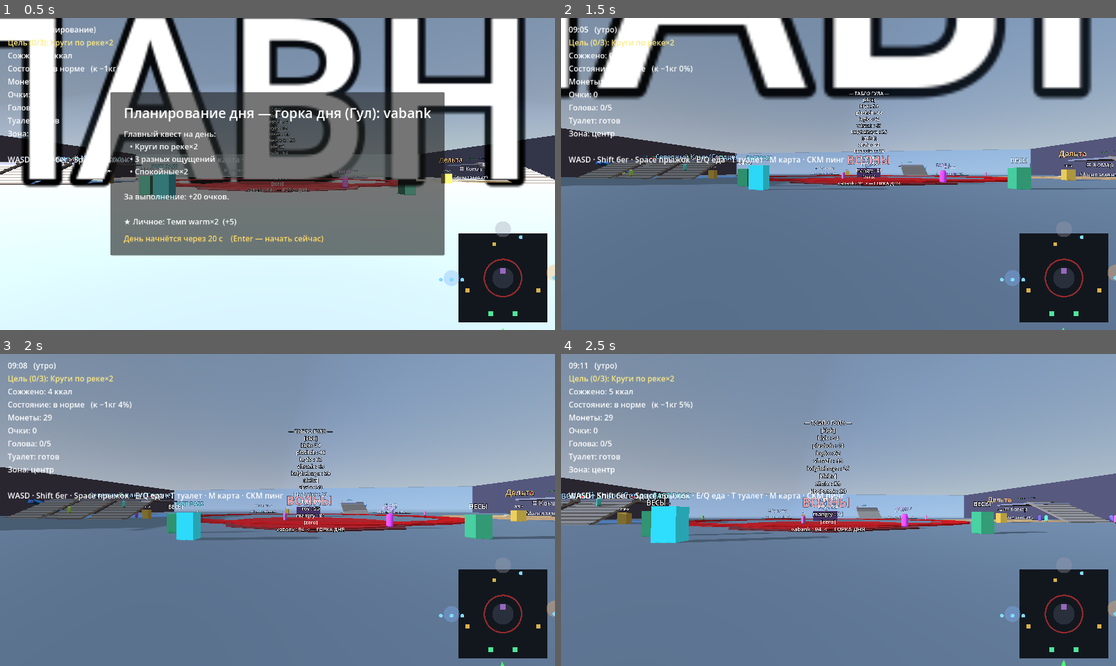
Above: before the commit, frames 1-4 (two rows, left to right).
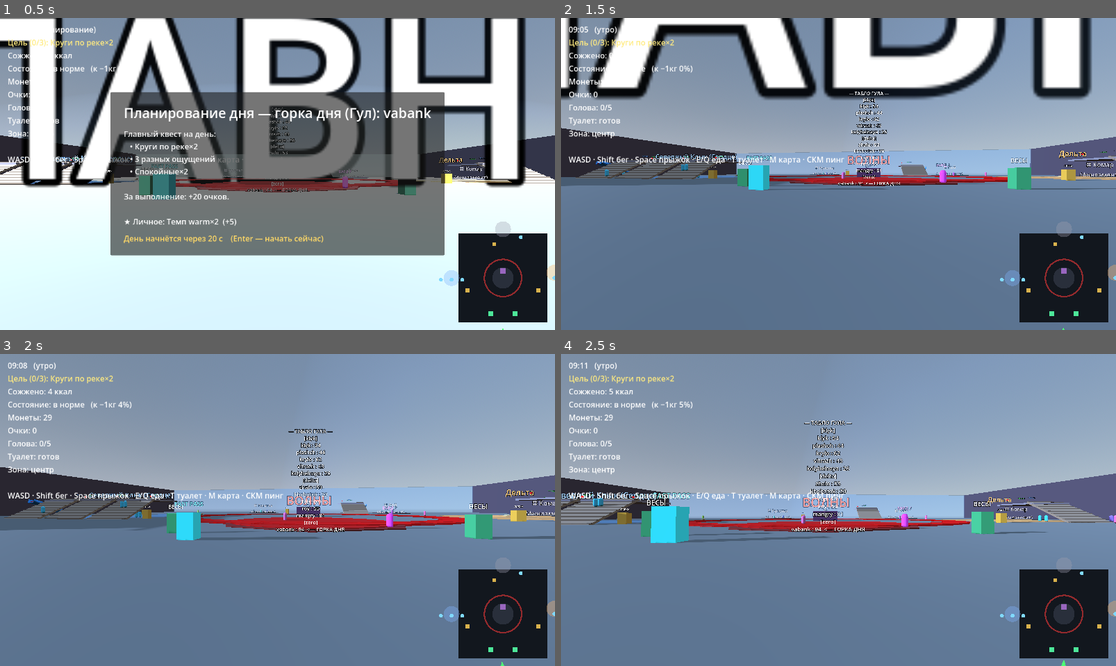
Above: after the commit, the same moments.

Repository: evangelipeep/Red-Wave
Game: Godot game, scene res://world/ParkGreybox.tscn
Two runs of this game, one before a commit and one after it. Both use one fixed random seed, a clock stepped at 60 frames per second and the inputs below. The project has no main scene, so this scene is started directly.
Inputs (mouse positions are in pixels of both pictures, inside the frame that each line leads up to):
- Up to frame 1 (0.5 s): no input
- Up to frame 2 (1.5 s): tap Enter (ui_accept) at 0.5 s; drag from (1066, 276) to (894, 105) at 0.52 s; move the mouse to (810, 174) at 1.27 s; hold W (move_forward) from 1.28 s (still down); tap E (eat_snack) at 1.35 s
- Up to frame 3 (2 s): keep holding W (move_forward); tap Space (jump) at 1.52 s
- Up to frame 4 (2.5 s): keep holding W (move_forward); move the mouse to (849, 503) at 2.02 s; hold Middle mouse button (ping) from 2.03 s (still down)

Frame 1 is identical in both runs. In frame 2, less than 0.1% of the frame differs, in the area x 7-26%, y 46-52%; in frame 3, less than 0.1%, in the area x 7-26%, y 46-53%; in frame 4, less than 0.1%.

Commit message:
feat(npc): умные NPC 3 типов — TOUR/POPULAR/CASUAL роуминг по парку
- TOUR (голубые): катаются подряд по всем горкам
- POPULAR (оранжевые): только по популярным (Гул>=60)
- CASUAL (зелёные): 1-2 спуска → театр или река, и снова
- NPC меняют целевую горку между заездами; занятость слота развязана от поведения
- проверено: NPC катаются на всех горках во всех зонах (роуминг)
- NavMesh для плавной ходьбы записан в план (сейчас прямое движение + анти-стак)

Co-Authored-By: Claude Opus 4.8 <noreply@anthropic.com>

Diff:
--- a/systems/npc/NPCAgent.gd
+++ b/systems/npc/NPCAgent.gd
@@ -1,19 +1,26 @@
 extends CharacterBody3D
 class_name NPCAgent
-## NPC с коллизией (не призрак): ходит по земле через move_and_slide, упирается в
-## игрока и друг друга. Цикл: дойти до очереди → стоять → (горка ведёт вниз) →
-## вылезти сбоку по лесенке → бродить → снова в очередь. Во время спуска/вылезания
-## коллизия выключена (едет по сплайну).
+## Умный посетитель горок с типом поведения (за ним интересно наблюдать):
+##   TOUR    — катается ПОДРЯД по всем горкам;
+##   POPULAR — только по популярным (высокий Гул);
+##   CASUAL  — 1–2 спуска, потом в театр или поплавать по реке, и снова.
+## Движение пока прямое (move_and_slide) + анти-стак; NavMesh сгладит позже (в плане).
 
-enum St { GO_QUEUE, IN_QUEUE, GO_BOARD, RIDING, EXIT, WANDER }
+enum St { GO_QUEUE, IN_QUEUE, GO_BOARD, RIDING, EXIT, GO_THEATER, AT_THEATER, GO_RIVER, AT_RIVER }
+enum Behavior { TOUR, POPULAR, CASUAL }
 
 @export var speed: float = 3.5
 
-var slide: SlideRail = null
-var state: int = St.WANDER
+var slide: SlideRail = null          # текущая целевая горка
+var behavior: int = Behavior.TOUR
+var state: int = St.GO_QUEUE
 var ride_t: float = 0.0
+
+var _all_slides: Array = []
+var _slide_idx: int = 0
+var _ride_count: int = 0
 var _target: Vector3 = Vector3.ZERO
-var _wander_timer: float = 0.0
+var _loiter_t: float = 0.0
 var _stuck_t: float = 0.0
 var _grav: float = ProjectSettings.get_setting("physics/3d/default_gravity", 18.0)
 var _col: CollisionShape3D
@@ -32,22 +39,33 @@
 	cm.height = 1.7
 	mesh.mesh = cm
 	var mat := StandardMaterial3D.new()
-	mat.albedo_color = Color.from_hsv(randf(), 0.55, 0.9)
+	mat.albedo_color = _behavior_color()
 	mesh.material_override = mat
 	mesh.position = Vector3(0, 0.9, 0)
 	add_child(mesh)
 
-func setup(s: SlideRail) -> void:
-	slide = s
-	global_position = s.wander_point()   # появляемся у своей горки
+func setup(b: int) -> void:
+	behavior = b
+	_all_slides = get_tree().get_nodes_in_group("slide")
+	if _all_slides.is_empty():
+		return
+	_slide_idx = randi() % _all_slides.size()
+	slide = _all_slides[_slide_idx]
+	global_position = slide.wander_point()
 	_go_queue()
+
+func _behavior_color() -> Color:
+	match behavior:
+		Behavior.TOUR: return Color(0.3, 0.8, 1.0)     # любитель всего — голубой
+		Behavior.POPULAR: return Color(1.0, 0.5, 0.3)  # за хайпом — оранжевый
+		_: return Color(0.6, 0.9, 0.5)                 # расслабленный — зелёный
 
 func _physics_process(delta: float) -> void:
 	if slide == null:
 		return
 	match state:
 		St.RIDING, St.EXIT:
-			return   # позицию задаёт SlideRail (коллизия выключена)
+			return   # позицию задаёт SlideRail
 		St.GO_QUEUE:
 			var qb := slide.queue_back_position()
 			_step(qb, delta)
@@ -56,19 +74,28 @@
 				slide.join_queue(self)
 				state = St.IN_QUEUE
 		St.IN_QUEUE:
-			# Стоять за впереди стоящим — это нормально (без антистака).
 			_step(slide.slot_position(slide.queue_index(self)), delta)
 		St.GO_BOARD:
 			_step(_target, delta)
 			_antistuck(_target, delta)
 			if _near(_target):
 				slide.npc_board(self)
-		St.WANDER:
+		St.GO_THEATER, St.GO_RIVER:
 			_step(_target, delta)
 			_antistuck(_target, delta)
-			_wander_timer -= delta
-			if _near(_target) or _wander_timer <= 0.0:
-				_go_queue()
+			if _near(_target):
+				state = (St.AT_THEATER if state == St.GO_THEATER else St.AT_RIVER)
+				_loiter_t = randf_range(5.0, 10.0)
+		St.AT_THEATER:
+			_loiter_t -= delta
+			if _loiter_t <= 0.0:
+				_decide_next()
+		St.AT_RIVER:
+			# Лёгкое «плавание» — дрейф вдоль реки.
+			_step(_target, delta)
+			_loiter_t -= delta
+			if _loiter_t <= 0.0:
+				_decide_next()
 
 func _step(target: Vector3, delta: float) -> void:
 	var flat := Vector3(target.x - global_position.x, 0.0, target.z - global_position.z)
@@ -83,9 +110,8 @@
 	move_and_slide()
 
 func _near(target: Vector3) -> bool:
-	return Vector2(target.x - global_position.x, target.z - global_position.z).length() < 0.85
+	return Vector2(target.x - global_position.x, target.z - global_position.z).length() < 0.9
 
-# Аварийное освобождение, если NPC упёрся в геометрию и не двигается.
 func _antistuck(target: Vector3, delta: float) -> void:
 	var rv := get_real_velocity()
 	if Vector2(rv.x, rv.z).length() < 0.3 and not _near(target):
@@ -99,11 +125,48 @@
 func _go_queue() -> void:
 	state = St.GO_QUEUE
 	_target = slide.queue_back_position()
+	_stuck_t = 0.0
 
-func _wander() -> void:
-	state = St.WANDER
-	_wander_timer = randf_range(3.0, 7.0)
-	_target = slide.wander_point()
+# Куда дальше после заезда — зависит от типа поведения.
+func _decide_next() -> void:
+	if _all_slides.is_empty():
+		return
+	match behavior:
+		Behavior.TOUR:
+			_slide_idx = (_slide_idx + 1) % _all_slides.size()
+			slide = _all_slides[_slide_idx]
+			_go_queue()
+		Behavior.POPULAR:
+			slide = _pick_popular()
+			_go_queue()
+		Behavior.CASUAL:
+			if _ride_count < 2:
+				slide = _all_slides[randi() % _all_slides.size()]
+				_go_queue()
+			else:
+				_ride_count = 0
+				if randf() < 0.5:
+					_go_to(St.GO_THEATER, "poi_theater")
+				else:
+					_go_to(St.GO_RIVER, "river")
+
+func _pick_popular() -> SlideRail:
+	var hot: Array = []
+	for s in _all_slides:
+		if int(Hype.gul.get((s as SlideRail).slide_id, 50)) >= 60:
+			hot.append(s)
+	if hot.is_empty():
+		hot = _all_slides
+	return hot[randi() % hot.size()]
+
+func _go_to(go_state: int, group: String) -> void:
+	var nodes := get_tree().get_nodes_in_group(group)
+	if nodes.is_empty():
+		_go_queue()
+		return
+	state = go_state
+	_target = (nodes[randi() % nodes.size()] as Node3D).global_position
+	_stuck_t = 0.0
 
 # --- Управляется SlideRail. ---
 func go_board(target: Vector3) -> void:
@@ -122,4 +185,5 @@
 
 func end_cycle() -> void:
 	_col.disabled = false
-	_wander()
+	_ride_count += 1
+	_decide_next()
--- a/systems/npc/NPCManager.gd
+++ b/systems/npc/NPCManager.gd
@@ -17,12 +17,14 @@
 	_spawned = true
 	var host := get_tree().current_scene
 	var slides := get_tree().get_nodes_in_group("slide")
+	# Смесь типов поведения: любители всего / за хайпом / расслабленные.
+	var behaviors := [NPCAgent.Behavior.TOUR, NPCAgent.Behavior.POPULAR, NPCAgent.Behavior.CASUAL]
 	for i in npc_count:
 		if slides.is_empty():
 			break
 		var npc := NPCAgent.new()
 		host.add_child(npc)
-		npc.setup(slides[i % slides.size()])
+		npc.setup(behaviors[i % behaviors.size()])
 	# Фоновая толпа — оживляет территорию.
 	for j in ambient_count:
 		host.add_child(Visitor.new())
--- a/systems/slide/SlideRail.gd
+++ b/systems/slide/SlideRail.gd
@@ -388,10 +388,7 @@
 		return
 	_occupy_t += delta
 	var done := false
-	if _occupant is NPCAgent:
-		if (_occupant as NPCAgent).state == NPCAgent.St.WANDER:
-			done = true
-	elif _occupant is PlayerController:
+	if _occupant is PlayerController:
 		if _rider == null:
 			var pl := _occupant as PlayerController
 			if pl.swimming:
@@ -525,6 +522,11 @@
 		if t >= 1.0:
 			var done := _npc_rider
 			_npc_rider = null
+			# Слот свободен сразу, как только ездок закончил спуск+вылезание
+			# (раньше ждали состояния WANDER — мешало NPC уходить на другую горку).
+			if _occupant == done:
+				_occupied = false
+				_occupant = null
 			done.end_cycle()
 
 func _update_light() -> void:
Not shown, changed: PHASE1_PLAN.md
